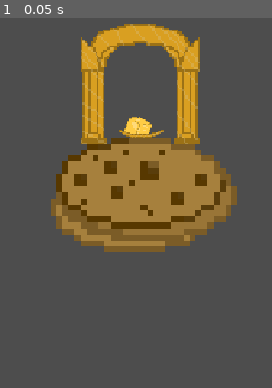
Above: before the commit, frame 1.
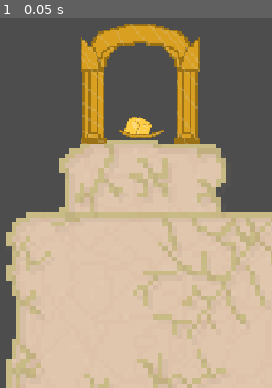
Above: after the commit, the same moment.

Repository: Yaheeha-Baheeha/rock-hard
Game: Godot game, scene res://level_28.tscn
The game is run twice, just before and just after one commit, with the same random seed, the same clock (stepped at 60 frames per second) and the same inputs. This scene is started directly instead of the project's main scene.
Inputs:
- Up to frame 1 (0.05 s): no input

The runs differ from the first frame. In frame 1, 57% of the frame differs, in the area x 2-100%, y 32-100%.

Commit message:
limestone

Diff:
--- a/level_28.tscn
+++ b/level_28.tscn
@@ -3,7 +3,7 @@
 [ext_resource type="Texture2D" uid="uid://6nvhdam2owg4" path="res://Textures/Shrin back.png" id="1_e5rc8"]
 [ext_resource type="Texture2D" uid="uid://bxf1jyyvqxtat" path="res://Textures/butter (1).png" id="2_6t5o3"]
 [ext_resource type="Texture2D" uid="uid://eqc6wukhsvlu" path="res://Textures/butter plate.png" id="3_gc527"]
-[ext_resource type="Texture2D" uid="uid://dxqds6dwx5o6g" path="res://Textures/coooookie.png" id="4_6t5o3"]
+[ext_resource type="Texture2D" uid="uid://dog6kr45xlnwj" path="res://Textures/limestone i think.png" id="4_6t5o3"]
 
 [node name="Game" type="Node2D" unique_id=281431897]
 
@@ -26,8 +26,8 @@
 scale = Vector2(1.75, 1.75)
 texture = ExtResource("3_gc527")
 
-[node name="Coooookie" type="Sprite2D" parent="Shrine" unique_id=1741851540]
-z_index = -1
-position = Vector2(3, 84.25003)
-scale = Vector2(8.75, 8.75)
+[node name="LimestoneIThink" type="Sprite2D" parent="Shrine" unique_id=2139523375]
+z_index = -2
+position = Vector2(33.999878, 164.00003)
+scale = Vector2(7.0546865, 7.0546865)
 texture = ExtResource("4_6t5o3")
Binary file added: Textures/limestone i think.png
Not shown, added: Textures/limestone i think.png.import
Not shown, changed: Textures/Thumbs.db
